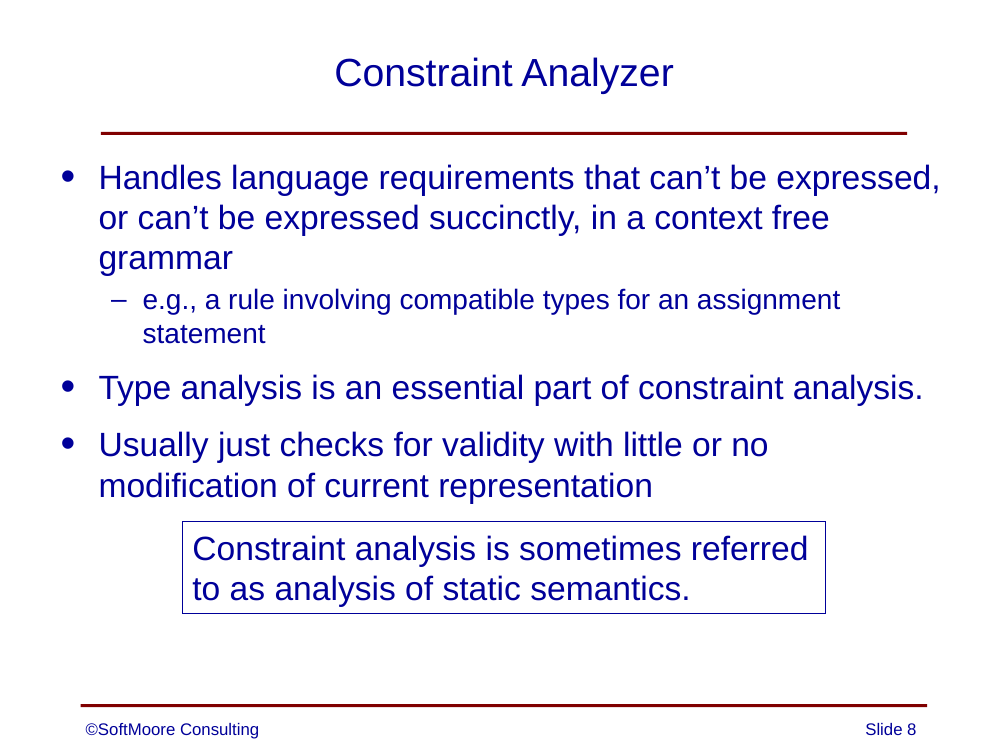
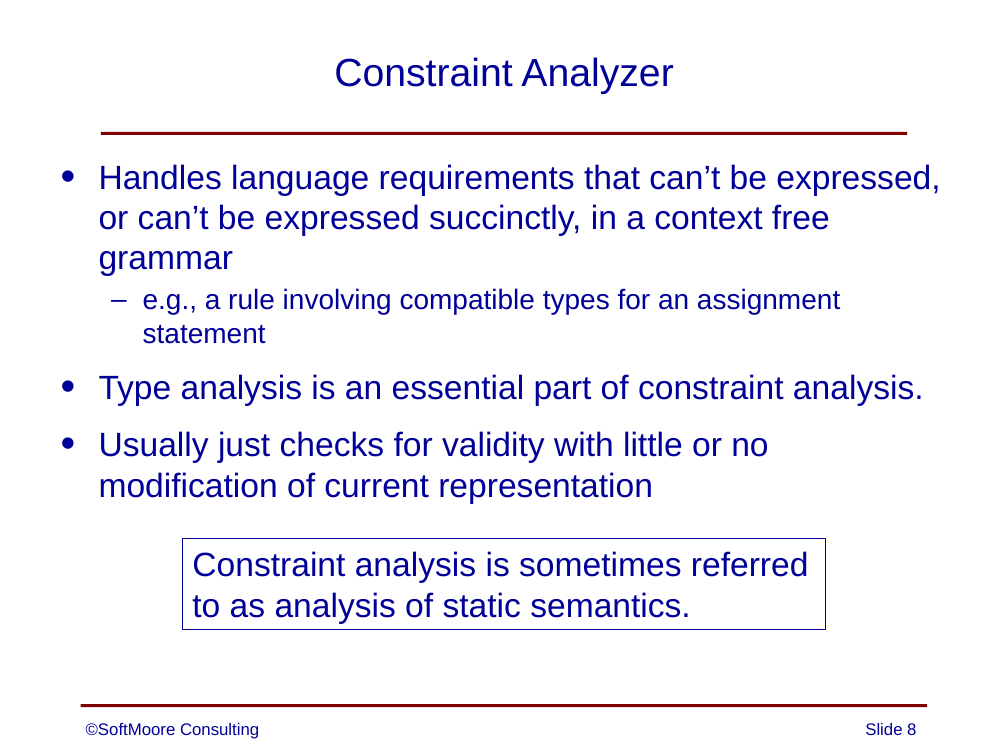
Before and after one commit to SoftMoore/CPRL-Kt-2nd, a slide deck: slide 8 of PowerPoints/02 - Structure of Compilers.pptx. Drawn at 1008x756 pixels with LibreOffice and Linux fonts; fonts in the diff are those of the drawing. Boxes give left, top, right and bottom in pixels: in the first picture for what was removed or moved away, otherwise in the second. Text is boxed around its words. In the diff, an @@ line names an element or a change of style, - is before the commit and + after.

```diff
--- a/PowerPoints/02 - Structure of Compilers.pptx
+++ b/PowerPoints/02 - Structure of Compilers.pptx
@@ rectangle "Constraint analysis is sometimes referred" moved from (x1=182, y1=521, x2=826, y2=613) to (x1=182, y1=538, x2=826, y2=630) @@
```
Also in this commit, not shown: 4 other slides changed, 1 other file.
